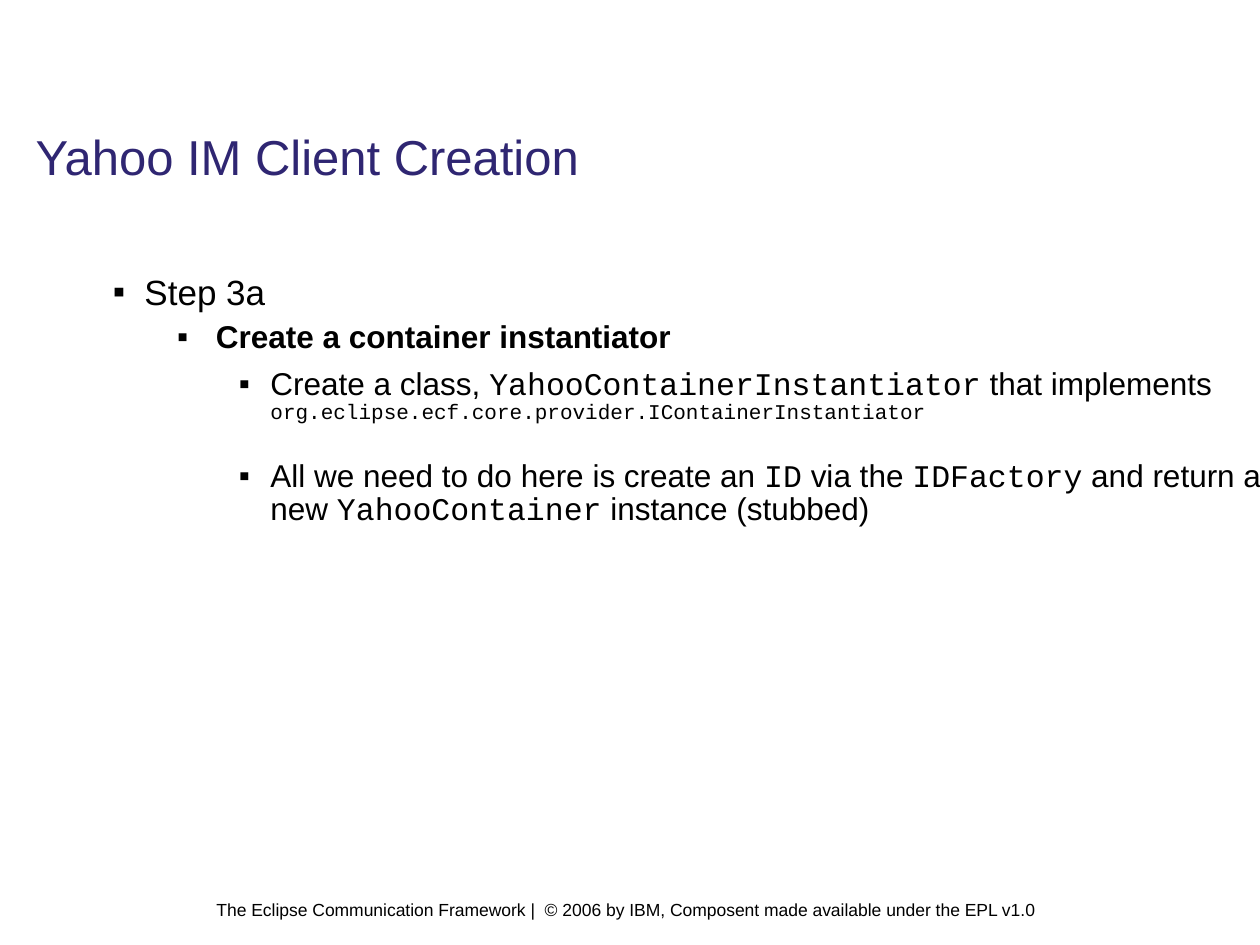
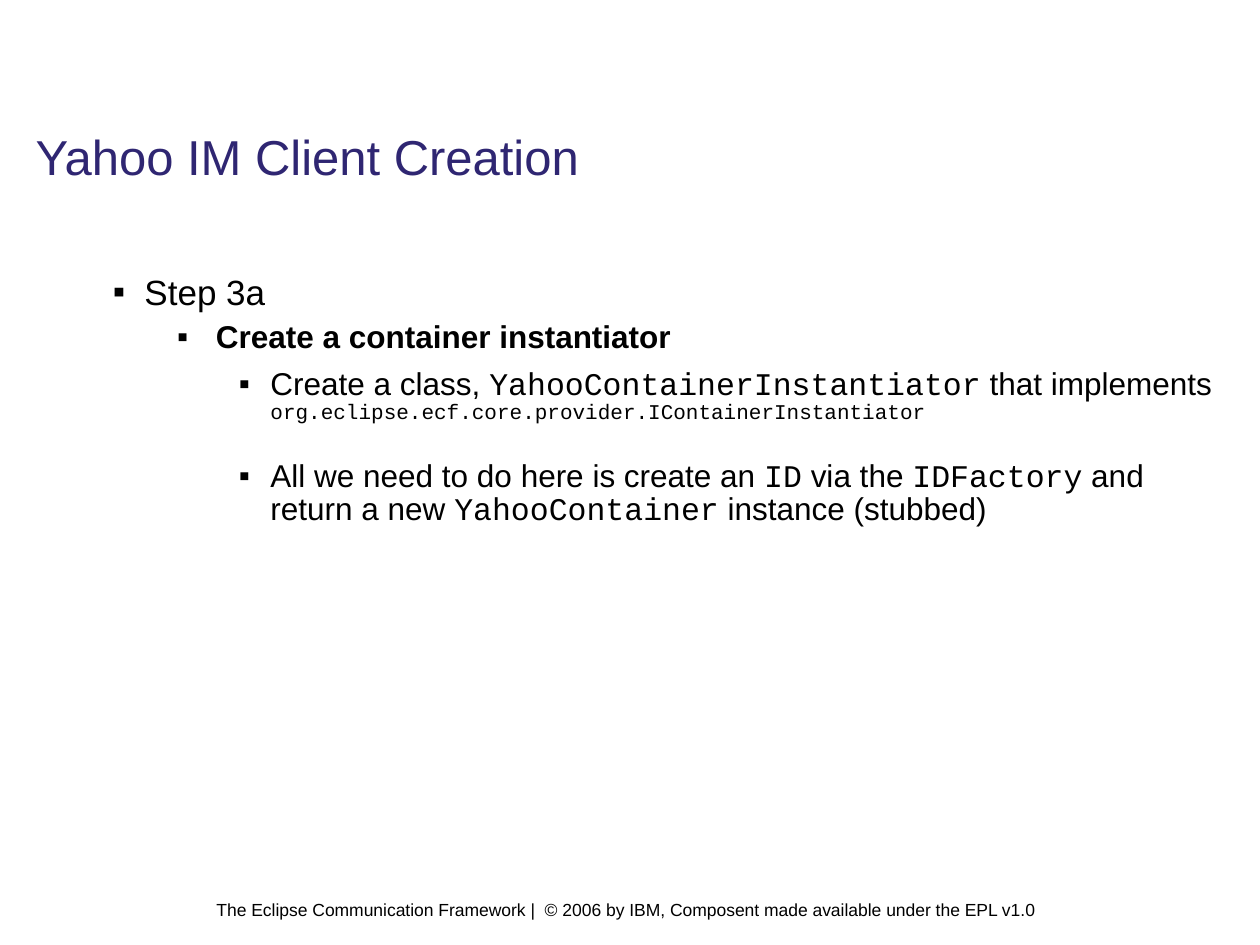
Before and after one commit to eclipse/ecf, a slide deck: slide 29 of doc/tutorials/EclipseCON 2006/EclipseCon.2006.ECF.Tutorial.42.odp. Drawn at 1260x945 pixels with LibreOffice and Linux fonts; fonts in the diff are those of the drawing; background and template pictures are left out. Boxes give left, top, right and bottom in pixels: in the first picture for what was removed or moved away, otherwise in the second. Text is boxed around its words. In the diff, an @@ line names an element or a change of style, - is before the commit and + after.

```diff
--- a/doc/tutorials/EclipseCON 2006/EclipseCon.2006.ECF.Tutorial.42.odp
+++ b/doc/tutorials/EclipseCON 2006/EclipseCon.2006.ECF.Tutorial.42.odp
@@ text "Step 3a" rewrapped from box(144, 280, 1260, 526) to box(144, 280, 1212, 526) @@
```
Also in this commit, not shown: 5 other slides changed, 5 other files.
